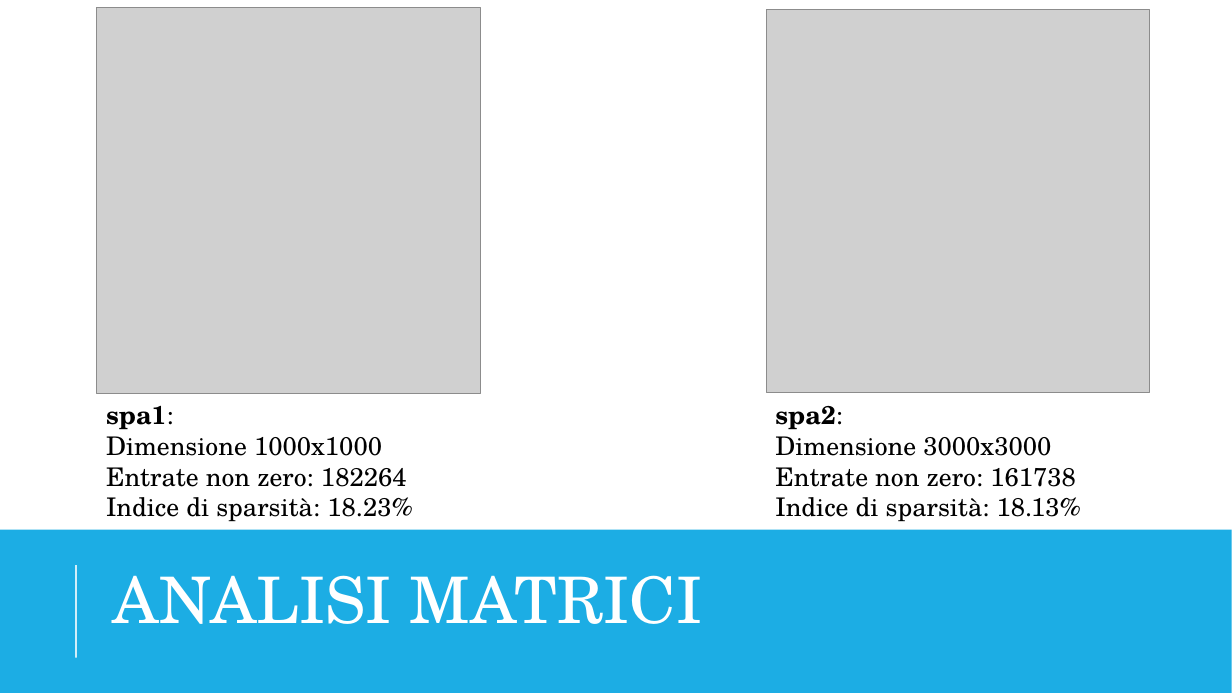
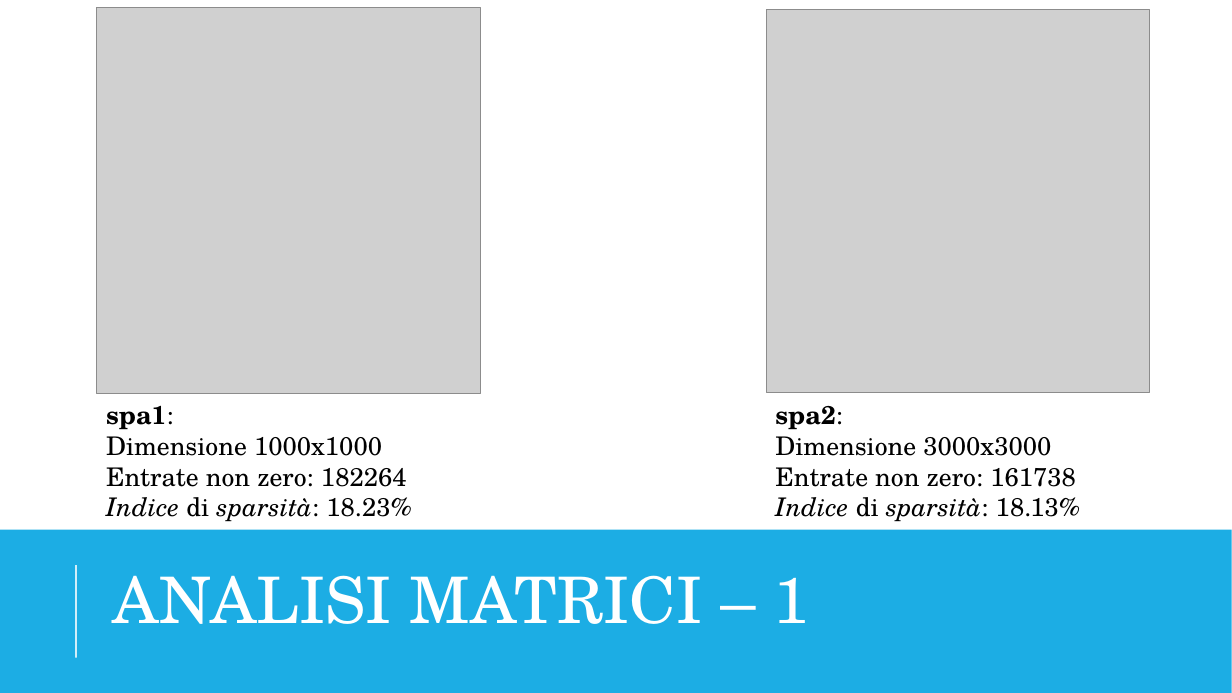
Before and after one commit to sAndreotti/LinearSystemsResolution, a slide deck: slide 3 of doc/presentation.pptx. Drawn at 1232x693 pixels with LibreOffice and Linux fonts; fonts in the diff are those of the drawing; grey boxes stand for pictures. Boxes give left, top, right and bottom in pixels: in the first picture for what was removed or moved away, otherwise in the second. Text is boxed around its words. In the diff, an @@ line names an element or a change of style, - is before the commit and + after.

```diff
--- a/doc/presentation.pptx
+++ b/doc/presentation.pptx
@@ text at [106,497,412,522]: italic on in "Indice sparsità:" @@
@@ text at [775,497,1080,522]: italic on in "Indice sparsità:" @@
@@ title at [113,575,810,624]: text changed @@
-ANALISI MATRICI
+ANALISI MATRICI – 1
```
Also in this commit, not shown: 11 other slides changed, 1 slide added, 1 slide removed.
